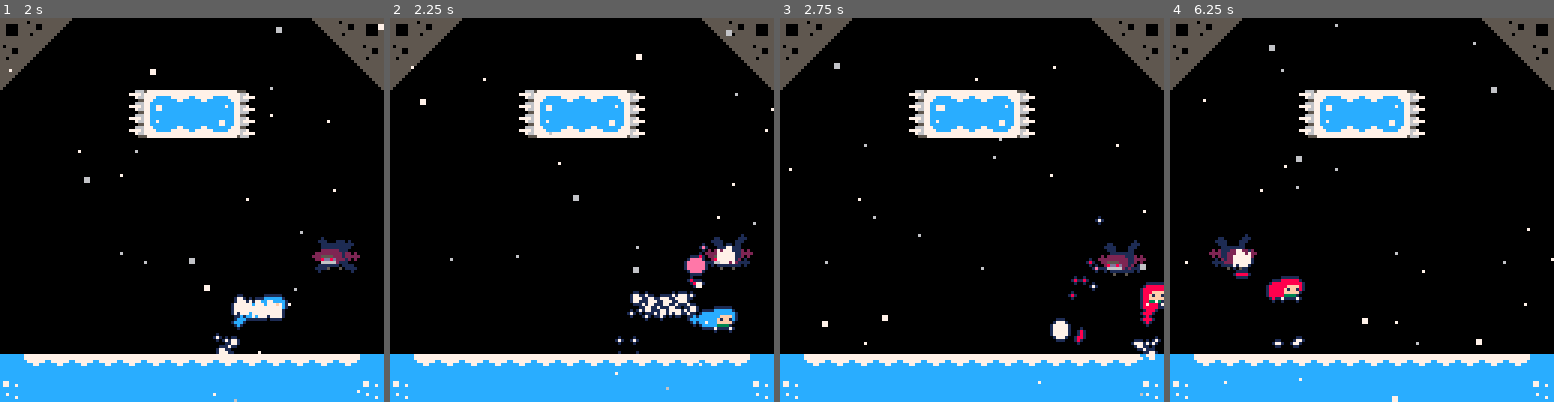
Above: before the commit, frames 1-4 (left to right).
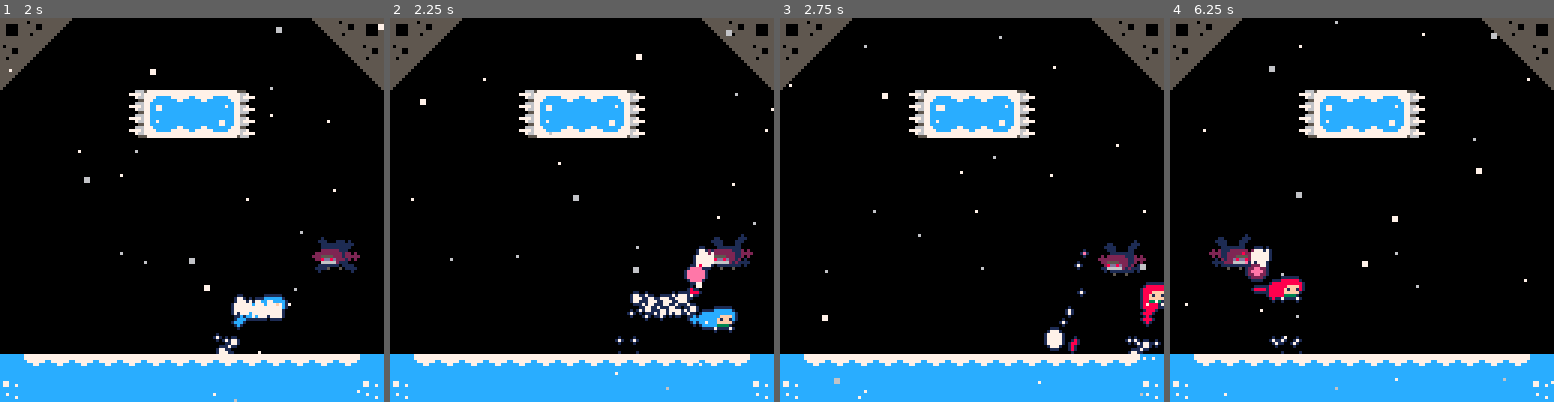
Above: after the commit, the same moments.

Repository: CelesteClassic/newleste.p8
Game: PICO-8 cartridge reflection.p8
Two runs of this game, one before a commit and one after it. Both use one fixed random seed, a clock stepped at 60 frames per second and the inputs below.
Inputs:
- Up to frame 1 (2 s): tap X (X key) at 0.33, 1.07, 1.85 s; tap O (Z key) at 0.7, 1.7 s; hold Right from 1.6 s (still down)
- Up to frame 2 (2.25 s): release Right at 2.1 s; tap O (Z key) at 2.1 s; hold Up from 2.15 s (still down)
- Up to frame 3 (2.75 s): release Up at 2.42 s; hold Right from 2.47 s (still down); tap O (Z key) at 2.5 s
- Up to frame 4 (6.25 s): tap O (Z key) every 0.4 s from 2.9 to 6.1 s; tap X (X key) at 2.97, 4.08, 5.2 s; release Right at 3.03 s; hold Left 3.08-3.58 s; hold Down 3.63-3.97 s; hold Right 4.02-4.68 s; hold Up 4.73-5.03 s; hold Left 5.08-5.68 s; hold Down 5.73-6.03 s; hold Right from 6.08 s (still down)

Frame 1 is identical in both runs. In frame 2, 0.8% of the frame differs, in the area x 5-90%, y 12-73%; in frame 3, 1.4%, in the area x 2-100%, y 4-100%; in frame 4, 1.4%.

Commit message:
tweaked orb spawning

Diff:
--- a/reflection.p8
+++ b/reflection.p8
@@ -1081,8 +1081,8 @@
         elseif this.node!=-1 and find_player() then
           if this.attack==1 and this.attack_timer%60==0 then --single orb
             --assert(false)
-            this.init_smoke()
-            init_object(orb,this.x,this.y)
+
+            init_object(orb,this.flip.x and this.right() or this.left() ,this.y+4)
           elseif this.attack==2 and this.attack_timer%100==0 then --laser
             this.laser=init_object(laser,this.x,this.y)
             this.laser.badeline=this
@@ -1091,11 +1091,8 @@
       end
 
     end
-  end,
-  draw=function(this)
-    for i=1,2 do
-      pal(i,this.freeze==0 and i or frames%2==0 and 14 or 7)
-    end
+
+    -- facing direction
     foreach(objects,function(o)
       if o.type == player and this.freeze==0 then
         if o.x>this.x+16 then
@@ -1105,6 +1102,11 @@
         end
       end
     end)
+  end,
+  draw=function(this)
+    for i=1,2 do
+      pal(i,this.freeze==0 and i or frames%2==0 and 14 or 7)
+    end
     --this.draw_x,this.draw_y=this.x+4*sin(2*this.off)+0.5,this.y+4*sin(this.off)+0.5
     -- badehair(this,1,-0.1)
     -- badehair(this,1,-0.4)
@@ -1137,6 +1140,7 @@
         --this.spdx,this.spdy=-1/0.65,0
       end
     end
+    this.init_smoke(-4+2*sign(this.spdx),-4)
     this.t=0
     this.y_=this.y
     this.particles={}
